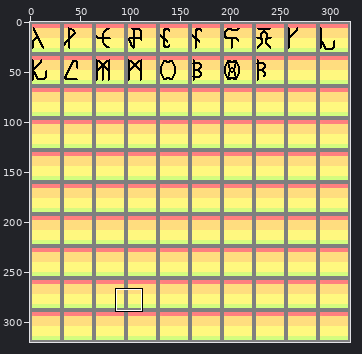
Two versions of one pixel-art file, ElementalWard/Assets/ElementalWard/Base/Core/Font.ase. Above: a wide view before the commit, with the close-up outlined.
Close-up. Before the edit:
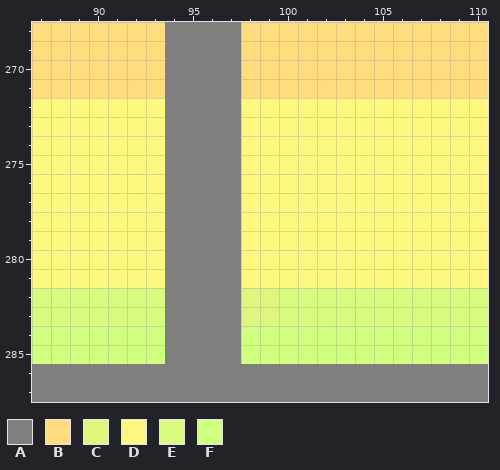
320x320 pixels, 1 frame. Colours within 5 levels of each other are drawn and written as one. Shown: x 87..110, y 268..287. The commit also changed other parts of the picture, which this record leaves out.
Visible layers, top first: "Runic", "Helper" opacity 50%, "Background".
Palette (. is transparent): A #7f7f7f  B #ffdd7f  C #ddf67f  D #fff87f  E #d7fa7f  F #d0ff7f
Pixels before, first column x 87:
268 BBBBBBBAAAABBBBBBBBBBBBB
269 BBBBBBBAAAABBBBBBBBBBBBB
270 BBBBBBBAAAABBBBBBBBBBBBB
271 BBBBBBBAAAABBBBBBBBBBBBB
272 DDDDDDDAAAADDDDDDDDDDDDD
273 DDDDDDDAAAADDDDDDDDDDDDD
274 DDDDDDDAAAADDDDDDDDDDDDD
275 DDDDDDDAAAADDDDDDDDDDDDD
276 DDDDDDDAAAADDDDDDDDDDDDD
277 DDDDDDDAAAADDDDDDDDDDDDD
278 DDDDDDDAAAADDDDDDDDDDDDD
279 DDDDDDDAAAADDDDDDDDDDDDD
280 DDDDDDDAAAADDDDDDDDDDDDD
281 DDDDDDDAAAADDDDDDDDDDDDD
282 EEEEEEEAAAACCEEEEEEEEEEE
283 EEEEEEEAAAACCEEEEEEEEEEE
284 FFFFFFFAAAAFFFFFFFFFFFFF
285 FFFFFFFAAAAFFFFFFFFFFFFF
286 AAAAAAAAAAAAAAAAAAAAAAAA
287 AAAAAAAAAAAAAAAAAAAAAAAA
After:
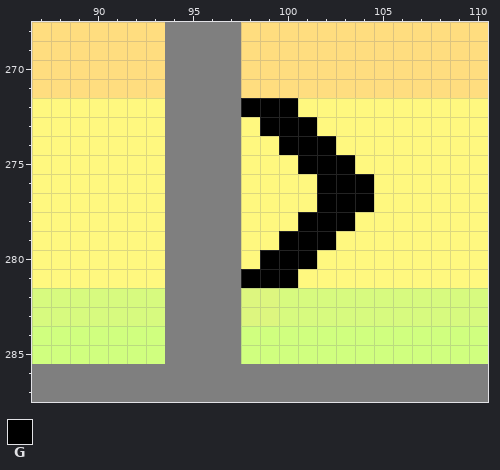
Colours new in this view: G #000000
The exact change:
{"change": "layer \"Font\" now shown"}
{"where": "layer \"Font\""}
{"y":272,"x":98,"old":"DDD","new":"GGG"}
{"y":273,"x":99,"old":"DDD","new":"GGG"}
{"y":274,"x":100,"old":"DDD","new":"GGG"}
{"y":275,"x":101,"old":"DDD","new":"GGG"}
{"y":276,"x":102,"old":"DDD","new":"GGG"}
{"y":277,"x":102,"old":"DDD","new":"GGG"}
{"y":278,"x":101,"old":"DDD","new":"GGG"}
{"y":279,"x":100,"old":"DDD","new":"GGG"}
{"y":280,"x":99,"old":"DDD","new":"GGG"}
{"y":281,"x":98,"old":"DDD","new":"GGG"}
{"label":"changed","picture_box":[241,98,374,288]}
